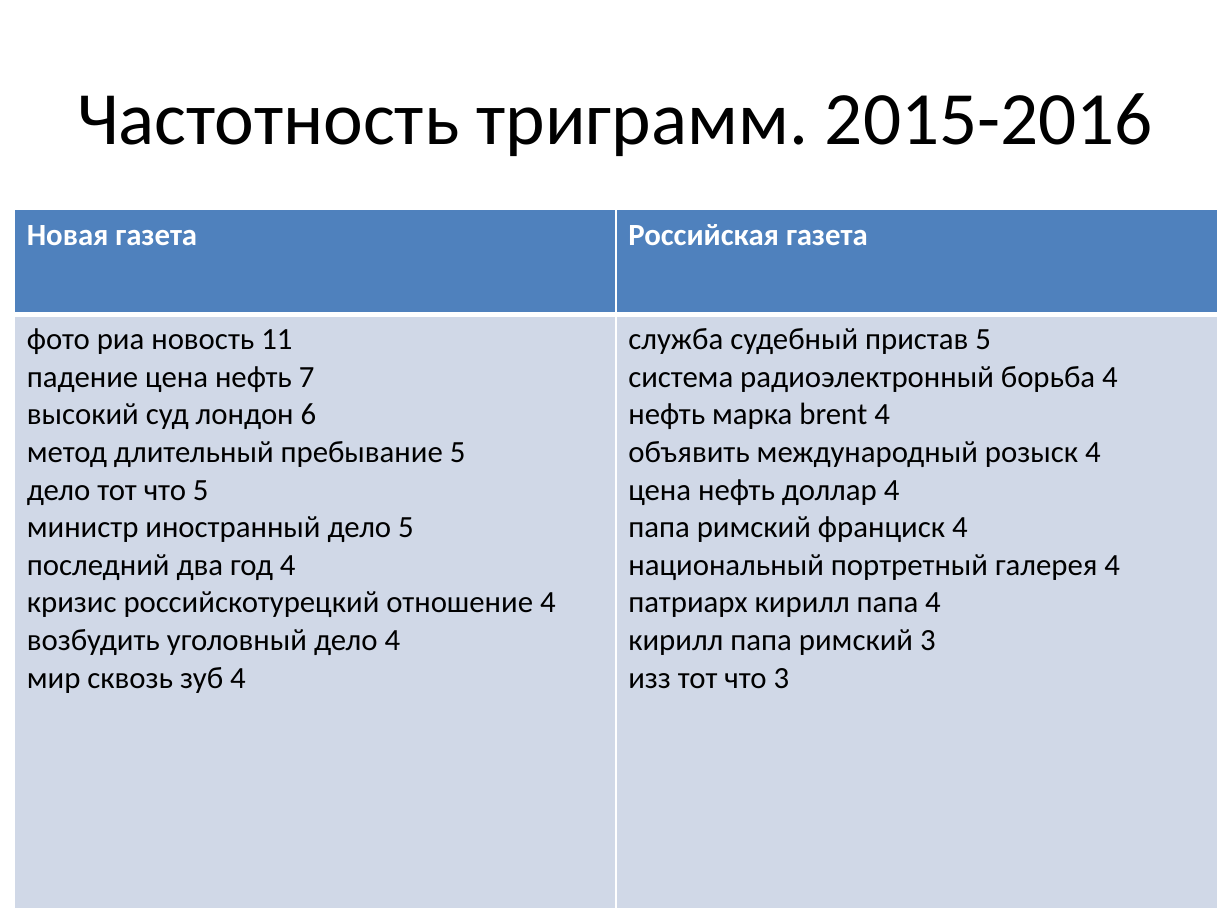
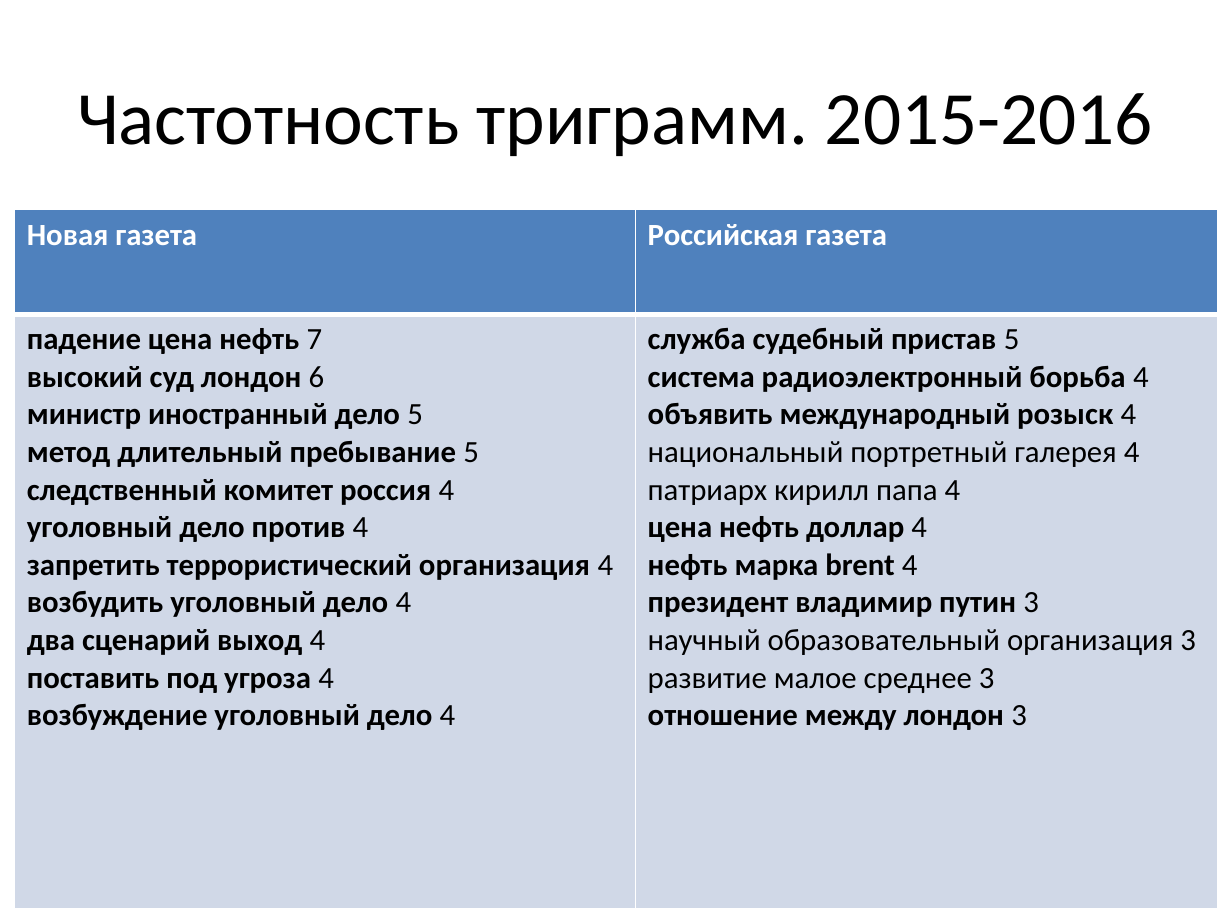
Before and after one commit to arassadin/hse_ling, a slide deck: slide 23 of ng_rg_presentation.pptx. Drawn at 1232x924 pixels with LibreOffice and Linux fonts; fonts in the diff are those of the drawing. Boxes give left, top, right and bottom in pixels: in the first picture for what was removed or moved away, otherwise in the second. Text is boxed around its words. In the diff, an @@ line names an element or a change of style, - is before the commit and + after.

```diff
--- a/ng_rg_presentation.pptx
+++ b/ng_rg_presentation.pptx
@@ table at (15, 209, 1217, 908) @@
-row 2, column 1: фото риа новость 11 / падение цена нефть 7 / высокий суд лондон 6 / метод длительный пребывание 5 / дело тот что 5 / министр иностранный дело 5 / последний два год 4 / кризис российскотурецкий отношение 4 / возбудить уголовный дело 4 / мир сквозь зуб 4
+row 2, column 1: падение цена нефть 7 / высокий суд лондон 6 / министр иностранный дело 5 / метод длительный пребывание 5 / следственный комитет россия 4 / уголовный дело против 4 / запретить террористический организация 4 / возбудить уголовный дело 4 / два сценарий выход 4 / поставить под угроза 4 / возбуждение уголовный дело 4
-row 2, column 2: служба судебный пристав 5 / система радиоэлектронный борьба 4 / нефть марка brent 4 / объявить международный розыск 4 / цена нефть доллар 4 / папа римский франциск 4 / национальный портретный галерея 4 / патриарх кирилл папа 4 / кирилл папа римский 3 / изз тот что 3
+row 2, column 2: служба судебный пристав 5 / система радиоэлектронный борьба 4 / объявить международный розыск 4 / национальный портретный галерея 4 / патриарх кирилл папа 4 / цена нефть доллар 4 / нефть марка brent 4 / президент владимир путин 3 / научный образовательный организация 3 / развитие малое среднее 3 / отношение между лондон 3
```
Also in this commit, not shown: 15 other slides changed.
